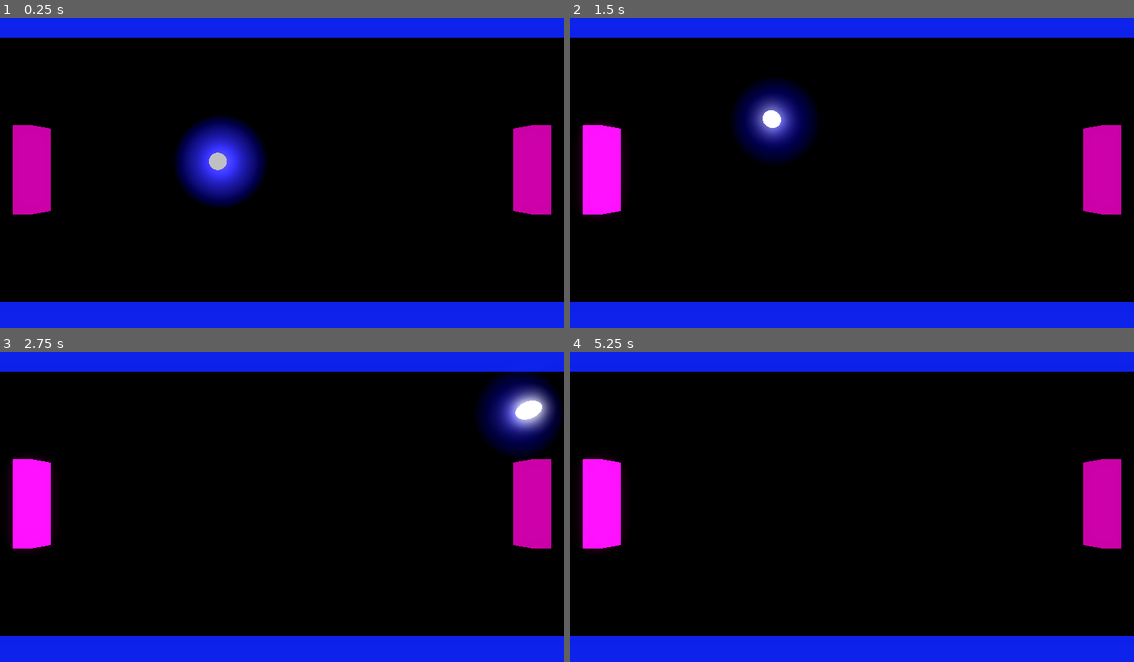
Above: before the commit, frames 1-4 (two rows, left to right).
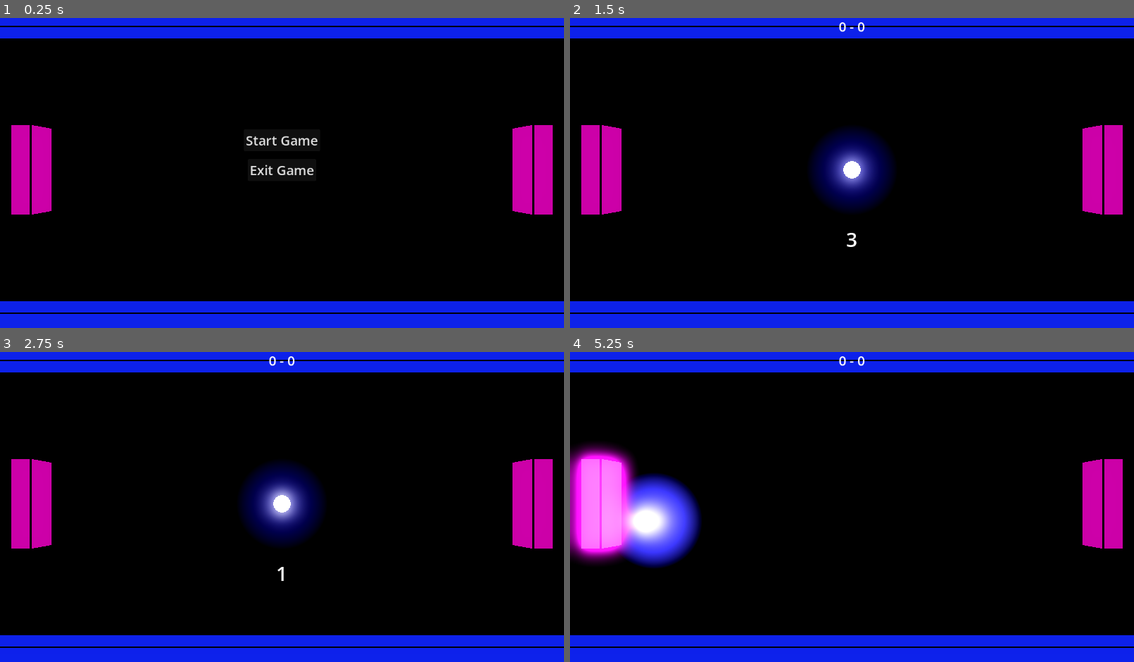
Above: after the commit, the same moments.

Repository: jackthemundane/godot-pong
Game: Godot game, scene res://Main.tscn
Two runs of this game, one before a commit and one after it. Both use one fixed random seed, a clock stepped at 60 frames per second and the inputs below.
Inputs (mouse positions are in pixels of both pictures, inside the frame that each line leads up to):
- Up to frame 1 (0.25 s): no input
- Up to frame 2 (1.5 s): click (852, 138) at 0.5 s, where only the run after the commit has a clickable "Start Game"
- Up to frame 3 (2.75 s): no input
- Up to frame 4 (5.25 s): tap Escape (pause, bound only after the commit) at 4.9 s; click (852, 476) at 5 s, where only the run after the commit has a clickable "Resume"

The runs differ from the first frame. In frame 1, 5.8% of the frame differs, in the area x 0-100%, y 2-96%; in frame 2, 9.9%; in frame 3, 9.9%, in the area x 0-100%, y 1-96%; in frame 4, 8.8%.

Commit message:
add menuing logig

Diff:
--- a/Ball/Ball.tscn
+++ b/Ball/Ball.tscn
@@ -13,6 +13,7 @@
 [sub_resource type="SphereShape3D" id="SphereShape3D_ov5dl"]
 
 [node name="Ball" type="CharacterBody3D" unique_id=1840612415]
+visible = false
 script = ExtResource("1_cfgdn")
 
 [node name="MeshInstance3D" type="MeshInstance3D" parent="." unique_id=1922070389]
--- a/Ball/ball.gd
+++ b/Ball/ball.gd
@@ -1,24 +1,24 @@
 extends CharacterBody3D
 
-@export var speed: float = 15.0
-var velocity_vector: Vector3 = Vector3.ZERO
 @onready var mesh: MeshInstance3D = $MeshInstance3D
 @onready var impact_light: OmniLight3D = $OmniLight3D
+
 @export var baseline_emission: float = 2.0
 @export var baseline_light: float = 0.5
+@export var speed: float = 15.0
+@export var wait_time: float = 2.0
+
+var velocity_vector: Vector3 = Vector3.ZERO
 
 func _ready():
-
-	var start_x = [-1, 1].pick_random()
-	var start_z = randf_range(-0.8, 0.8)
 
 	var pulse = create_tween().set_loops()
 	pulse.tween_property(mesh.get_active_material(0), "emission_energy_multiplier", 3.0, 1.0)
 	pulse.tween_property(mesh.get_active_material(0), "emission_energy_multiplier", 1.5, 1.0)
 
-	velocity_vector = Vector3(start_x, 0, start_z).normalized() * speed
-
 func _physics_process(delta):
+	if get_parent().is_paused:
+		return
 
 	var collision = move_and_collide(velocity_vector * delta)
 
@@ -54,3 +54,11 @@
 
 	tween.tween_property(impact_light, "light_energy", 10.0, 0.02)
 	tween.chain().tween_property(impact_light, "light_energy", baseline_light, 0.2)
+
+func reset():
+	global_position = Vector3(0, 0, 0)
+	velocity_vector = Vector3.ZERO
+
+	var start_x = [-1, 1].pick_random()
+	var start_z = randf_range(-0.8, 0.8)
+	velocity_vector = Vector3(start_x, 0, start_z).normalized() * speed
--- a/Board/Board.tscn
+++ b/Board/Board.tscn
@@ -16,6 +16,8 @@
 albedo_color = Color(0.08235294, 0.14509805, 0.91764706, 1)
 emission_enabled = true
 emission = Color(0.08235294, 0.14509805, 0.91764706, 1)
+grow = true
+grow_amount = 0.05
 
 [sub_resource type="BoxMesh" id="BoxMesh_2682w"]
 material = SubResource("StandardMaterial3D_kyoeb")
--- /dev/null
+++ b/Board/goal.gd
@@ -0,0 +1,7 @@
+extends Area3D
+
+signal goal_scored
+
+func _on_body_entered(body: Node3D) -> void:
+	if body.name == "Ball":
+		goal_scored.emit()
--- /dev/null
+++ b/Board/goal.tscn
@@ -0,0 +1,14 @@
+[gd_scene format=3 uid="uid://dcvp2wt7rjm2f"]
+
+[ext_resource type="Script" uid="uid://ydf5tok0f1dc" path="res://Board/goal.gd" id="1_slhon"]
+
+[sub_resource type="BoxShape3D" id="BoxShape3D_bwrq4"]
+size = Vector3(1, 3, 16)
+
+[node name="Goal" type="Area3D" unique_id=1696101344]
+script = ExtResource("1_slhon")
+
+[node name="CollisionShape3D" type="CollisionShape3D" parent="." unique_id=458610506]
+shape = SubResource("BoxShape3D_bwrq4")
+
+[connection signal="body_entered" from="." to="." method="_on_body_entered"]
--- a/Main.tscn
+++ b/Main.tscn
@@ -1,8 +1,11 @@
 [gd_scene format=3 uid="uid://b821myv7hqira"]
 
+[ext_resource type="Script" uid="uid://bvxt17sqtjbpc" path="res://main.gd" id="1_fos0i"]
 [ext_resource type="PackedScene" uid="uid://c7ighbnip0s51" path="res://Board/Board.tscn" id="1_glv2v"]
 [ext_resource type="PackedScene" uid="uid://cop8b0e1fvua8" path="res://Paddle/Paddle.tscn" id="3_r0du0"]
 [ext_resource type="PackedScene" uid="uid://dbjo7yyqa0rue" path="res://Ball/Ball.tscn" id="4_cm0pq"]
+[ext_resource type="PackedScene" uid="uid://dcvp2wt7rjm2f" path="res://Board/goal.tscn" id="4_fos0i"]
+[ext_resource type="PackedScene" uid="uid://fstsg3xbgqhc" path="res://UI/main_ui.tscn" id="6_3dxm6"]
 
 [sub_resource type="Environment" id="Environment_r0du0"]
 background_mode = 1
@@ -17,15 +20,17 @@
 albedo_color = Color(0.79607844, 0.047058824, 0.6509804, 1)
 emission_enabled = true
 emission = Color(0.79607844, 0.047058824, 0.6509804, 1)
+grow = true
+grow_amount = 0.05
 
-[sub_resource type="BoxMesh" id="BoxMesh_r0du0"]
+[sub_resource type="BoxMesh" id="BoxMesh_3dxm6"]
 resource_local_to_scene = true
 material = SubResource("StandardMaterial3D_70u2g")
 
 [sub_resource type="BoxShape3D" id="BoxShape3D_r0du0"]
 size = Vector3(5, 1, 1)
 
-[sub_resource type="BoxMesh" id="BoxMesh_cm0pq"]
+[sub_resource type="BoxMesh" id="BoxMesh_lgr22"]
 resource_local_to_scene = true
 material = SubResource("StandardMaterial3D_70u2g")
 
@@ -33,6 +38,7 @@
 size = Vector3(5, 1, 1)
 
 [node name="Main" type="Node3D" unique_id=2137797492]
+script = ExtResource("1_fos0i")
 
 [node name="DirectionalLight3D" type="DirectionalLight3D" parent="." unique_id=1448354541]
 transform = Transform3D(1.2527795e-07, -1, 5.9604645e-08, -2.1855698e-08, 5.9604645e-08, 1, -1, -1.2527795e-07, -2.1855689e-08, 0, 11, 0)
@@ -73,5 +79,16 @@
 
 [node name="Board" parent="." unique_id=875293261 instance=ExtResource("1_glv2v")]
 
+[node name="Player1Goal" parent="." unique_id=1696101344 instance=ExtResource("4_fos0i")]
+transform = Transform3D(1, 0, 0, 0, 1, 0, 0, 0, 1, -17, 1, 0)
+
+[node name="Player2Goal" parent="." unique_id=746879581 instance=ExtResource("4_fos0i")]
+transform = Transform3D(1, 0, 0, 0, 1, 0, 0, 0, 1, 17, 1, 0)
+
+[node name="MainUI" parent="." unique_id=397035759 instance=ExtResource("6_3dxm6")]
+
+[connection signal="goal_scored" from="Player1Goal" to="." method="_on_player_1_goal_goal_scored"]
+[connection signal="goal_scored" from="Player2Goal" to="." method="_on_player_2_goal_goal_scored"]
+
 [editable path="Player 1"]
 [editable path="Player 2"]
--- a/Paddle/Paddle.tscn
+++ b/Paddle/Paddle.tscn
@@ -2,10 +2,20 @@
 
 [ext_resource type="Script" uid="uid://d22mnlqra4ca4" path="res://Paddle/paddle.gd" id="1_p46gg"]
 
+[sub_resource type="StandardMaterial3D" id="StandardMaterial3D_p46gg"]
+cull_mode = 1
+shading_mode = 0
+albedo_color = Color(0.14901961, 0.34901962, 1, 1)
+grow_amount = 0.5
+
 [sub_resource type="StandardMaterial3D" id="StandardMaterial3D_70u2g"]
+next_pass = SubResource("StandardMaterial3D_p46gg")
 albedo_color = Color(0.79607844, 0.047058824, 0.6509804, 1)
+albedo_texture_force_srgb = true
 emission_enabled = true
 emission = Color(0.79607844, 0.047058824, 0.6509804, 1)
+grow_amount = 0.5
+proximity_fade_distance = 5.0
 
 [sub_resource type="BoxMesh" id="BoxMesh_70u2g"]
 resource_local_to_scene = true
--- a/Paddle/paddle.gd
+++ b/Paddle/paddle.gd
@@ -14,6 +14,9 @@
 		mesh.set_surface_override_material(0, mat.duplicate())
 
 func _physics_process(_delta):
+	if get_parent().is_paused:
+		return
+
 	var direction = Input.get_axis(up_action, down_action)
 
 	if direction:
--- /dev/null
+++ b/UI/main_ui.gd
@@ -0,0 +1,65 @@
+extends CanvasLayer
+
+@onready var score_hud: Control = $"Score HUD"
+@onready var score_label: Label = $"Score HUD/ScoreLabel"
+@onready var game_over_menu: Control = $"Game Over HUD"
+@onready var winner_label: Label = $"Game Over HUD/GameOver"
+@onready var countdown_hud: Control = $"Countdown HUD"
+@onready var countdown_label: Label = $"Countdown HUD/CountdownLabel"
+@onready var main_menu_hud: Control = $"Main Menu Hud"
+@onready var start_button: Button = $"Main Menu Hud/StartButton"
+@onready var exit_button: Button = $"Main Menu Hud/ExitButton"
+@onready var pause_hud: Control = $"Pause HUD"
+@onready var resume_button: Button = $"Pause HUD/ResumeButton"
+@onready var restart_button: Button = $"Pause HUD/RestartButton"
+@onready var pause_exit_button: Button = $"Pause HUD/ExitButton"
+
+var is_paused: bool = false
+
+signal countdown_finished
+signal game_started
+
+func _ready() -> void:
+	game_over_menu.visible = false
+
+func update_score(p1_score: int, p2_score: int):
+	score_label.text = str(p1_score) + " - " + str(p2_score)
+
+func show_game_over(winner_text: String):
+	winner_label.text = winner_text
+	game_over_menu.visible = true
+	score_hud.visible = false
+
+func play_countdown():
+	countdown_hud.visible = true
+
+	for i in range(3, 0, -1):
+		countdown_label.text = str(i)
+		await get_tree().create_timer(1.0).timeout
+
+	countdown_label.text = "GO!"
+	await get_tree().create_timer(0.5).timeout
+	countdown_hud.visible = false
+	countdown_finished.emit()
+
+func _on_start_button_pressed() -> void:
+	main_menu_hud.visible = false
+	score_hud.visible = true
+	game_started.emit()
+
+func show_pause_menu(is_paused: bool):
+	pause_hud.visible = is_paused
+
+func _on_exit_button_pressed() -> void:
+	get_tree().quit()
+
+func _on_restart_button_pressed() -> void:
+	get_tree().paused = false
+	get_tree().reload_current_scene()
+
+func _on_resume_button_pressed() -> void:
+	get_parent().toggle_pause()
+
+func _on_play_again_button_pressed() -> void:
+	get_tree().paused = false
+	get_tree().reload_current_scene()
--- /dev/null
+++ b/UI/main_ui.tscn
@@ -0,0 +1,222 @@
+[gd_scene format=3 uid="uid://fstsg3xbgqhc"]
+
+[ext_resource type="Script" uid="uid://cru3yqgs1o0s5" path="res://UI/main_ui.gd" id="1_hvcg1"]
+
+[sub_resource type="LabelSettings" id="LabelSettings_hvcg1"]
+font_size = 27
+
+[sub_resource type="LabelSettings" id="LabelSettings_qr26y"]
+font_size = 27
+
+[sub_resource type="LabelSettings" id="LabelSettings_u7gx0"]
+font_size = 40
+
+[node name="MainUI" type="CanvasLayer" unique_id=397035759]
+script = ExtResource("1_hvcg1")
+
+[node name="Score HUD" type="Control" parent="." unique_id=985647]
+visible = false
+layout_mode = 3
+anchors_preset = 15
+anchor_right = 1.0
+anchor_bottom = 1.0
+grow_horizontal = 2
+grow_vertical = 2
+
+[node name="ScoreLabel" type="Label" parent="Score HUD" unique_id=1715834325]
+layout_mode = 1
+anchors_preset = 10
+anchor_right = 1.0
+offset_top = 12.0
+offset_bottom = 35.0
+grow_horizontal = 2
+text = "0-0"
+label_settings = SubResource("LabelSettings_hvcg1")
+horizontal_alignment = 1
+vertical_alignment = 1
+
+[node name="Game Over HUD" type="Control" parent="." unique_id=1652657448]
+visible = false
+layout_mode = 3
+anchors_preset = 15
+anchor_right = 1.0
+anchor_bottom = 1.0
+grow_horizontal = 2
+grow_vertical = 2
+size_flags_horizontal = 4
+size_flags_vertical = 4
+
+[node name="GameOver" type="Label" parent="Game Over HUD" unique_id=749543014]
+layout_mode = 1
+anchors_preset = 14
+anchor_top = 0.5
+anchor_right = 1.0
+anchor_bottom = 0.5
+offset_top = -169.0
+offset_bottom = -132.0
+grow_horizontal = 2
+grow_vertical = 2
+text = "Game Over"
+label_settings = SubResource("LabelSettings_qr26y")
+horizontal_alignment = 1
+
+[node name="PlayAgainButton" type="Button" parent="Game Over HUD" unique_id=1258506565]
+layout_mode = 1
+anchors_preset = 8
+anchor_left = 0.5
+anchor_top = 0.5
+anchor_right = 0.5
+anchor_bottom = 0.5
+offset_left = -71.0
+offset_top = 27.0
+offset_right = 71.0
+offset_bottom = 72.0
+grow_horizontal = 2
+grow_vertical = 2
+theme_override_font_sizes/font_size = 27
+text = "Play Again"
+
+[node name="ExitButton" type="Button" parent="Game Over HUD" unique_id=516704772]
+layout_mode = 1
+anchors_preset = 8
+anchor_left = 0.5
+anchor_top = 0.5
+anchor_right = 0.5
+anchor_bottom = 0.5
+offset_left = -70.0
+offset_top = 81.0
+offset_right = 70.0
+offset_bottom = 126.0
+grow_horizontal = 2
+grow_vertical = 2
+theme_override_font_sizes/font_size = 27
+text = "Exit Game"
+
+[node name="Countdown HUD" type="Control" parent="." unique_id=356571389]
+visible = false
+layout_mode = 3
+anchors_preset = 15
+anchor_right = 1.0
+anchor_bottom = 1.0
+grow_horizontal = 2
+grow_vertical = 2
+
+[node name="CountdownLabel" type="Label" parent="Countdown HUD" unique_id=185584105]
+layout_mode = 1
+anchors_preset = 14
+anchor_top = 0.5
+anchor_right = 1.0
+anchor_bottom = 0.5
+offset_top = 131.0
+offset_bottom = 154.0
+grow_horizontal = 2
+grow_vertical = 2
+text = "3"
+label_settings = SubResource("LabelSettings_u7gx0")
+horizontal_alignment = 1
+
+[node name="Main Menu Hud" type="Control" parent="." unique_id=1509312062]
+layout_mode = 3
+anchors_preset = 15
+anchor_right = 1.0
+anchor_bottom = 1.0
+grow_horizontal = 2
+grow_vertical = 2
+
+[node name="StartButton" type="Button" parent="Main Menu Hud" unique_id=1048202637]
+layout_mode = 1
+anchors_preset = 8
+anchor_left = 0.5
+anchor_top = 0.5
+anchor_right = 0.5
+anchor_bottom = 0.5
+offset_left = -78.0
+offset_top = -83.0
+offset_right = 78.0
+offset_bottom = -38.0
+grow_horizontal = 2
+grow_vertical = 2
+theme_override_font_sizes/font_size = 27
+text = "Start Game"
+
+[node name="ExitButton" type="Button" parent="Main Menu Hud" unique_id=2029193974]
+layout_mode = 1
+anchors_preset = 8
+anchor_left = 0.5
+anchor_top = 0.5
+anchor_right = 0.5
+anchor_bottom = 0.5
+offset_left = -43.5
+offset_top = -15.5
+offset_right = 43.5
+offset_bottom = 15.5
+grow_horizontal = 2
+grow_vertical = 2
+theme_override_font_sizes/font_size = 27
+text = "Exit Game
+"
+
+[node name="Pause HUD" type="Control" parent="." unique_id=1773611303]
+visible = false
+layout_mode = 3
+anchors_preset = 15
+anchor_right = 1.0
+anchor_bottom = 1.0
+grow_horizontal = 2
+grow_vertical = 2
+
+[node name="ResumeButton" type="Button" parent="Pause HUD" unique_id=947602051]
+layout_mode = 1
+anchors_preset = 8
+anchor_left = 0.5
+anchor_top = 0.5
+anchor_right = 0.5
+anchor_bottom = 0.5
+offset_left = -56.0
+offset_top = -80.0
+offset_right = 56.0
+offset_bottom = -35.0
+grow_horizontal = 2
+grow_vertical = 2
+theme_override_font_sizes/font_size = 27
+text = "Resume"
+
+[node name="RestartButton" type="Button" parent="Pause HUD" unique_id=2051788807]
+layout_mode = 1
+anchors_preset = 8
+anchor_left = 0.5
+anchor_top = 0.5
+anchor_right = 0.5
+anchor_bottom = 0.5
+offset_left = -51.5
+offset_top = -22.5
+offset_right = 51.5
+offset_bottom = 22.5
+grow_horizontal = 2
+grow_vertical = 2
+theme_override_font_sizes/font_size = 27
+text = "Restart"
+
+[node name="ExitButton" type="Button" parent="Pause HUD" unique_id=1970617506]
+layout_mode = 1
+anchors_preset = 8
+anchor_left = 0.5
+anchor_top = 0.5
+anchor_right = 0.5
+anchor_bottom = 0.5
+offset_left = -69.0
+offset_top = 34.0
+offset_right = 71.0
+offset_bottom = 79.0
+grow_horizontal = 2
+grow_vertical = 2
+theme_override_font_sizes/font_size = 27
+text = "Exit Game"
+
+[connection signal="pressed" from="Game Over HUD/PlayAgainButton" to="." method="_on_play_again_button_pressed"]
+[connection signal="pressed" from="Game Over HUD/ExitButton" to="." method="_on_exit_button_pressed"]
+[connection signal="pressed" from="Main Menu Hud/StartButton" to="." method="_on_start_button_pressed"]
+[connection signal="pressed" from="Main Menu Hud/ExitButton" to="." method="_on_exit_button_pressed"]
+[connection signal="pressed" from="Pause HUD/ResumeButton" to="." method="_on_resume_button_pressed"]
+[connection signal="pressed" from="Pause HUD/RestartButton" to="." method="_on_restart_button_pressed"]
+[connection signal="pressed" from="Pause HUD/ExitButton" to="." method="_on_exit_button_pressed"]
--- /dev/null
+++ b/main.gd
@@ -0,0 +1,61 @@
+extends Node3D
+
+@onready var ball = $Ball
+@onready var ui_manager = $MainUI
+
+@export var target_score: int = 3
+
+var player1_score: int = 0
+var player2_score: int = 0
+var is_game_over: bool = false
+var is_paused: bool = false
+
+func _ready() -> void:
+	ui_manager.update_score(player1_score, player2_score)
+	await ui_manager.game_started
+	start_new_round()
+
+func _input(event):
+	if event.is_action_pressed("pause") and not is_game_over:
+		toggle_pause()
+
+func _on_player_1_goal_goal_scored() -> void:
+	player2_score += 1
+	ui_manager.update_score(player1_score, player2_score)
+	check_winner()
+
+	if not is_game_over:
+		start_new_round()
+
+func _on_player_2_goal_goal_scored() -> void:
+	player1_score += 1
+	ui_manager.update_score(player1_score, player2_score)
+	check_winner()
+
+	if not is_game_over:
+		start_new_round()
+
+func check_winner():
+	if player1_score >= target_score:
+		is_game_over = true
+		is_paused = true
+		ui_manager.show_game_over("Player 1 Wins!")
+	elif player2_score >= target_score:
+		is_game_over = true
+		is_paused = true
+		ui_manager.show_game_over("Player 2 Wins!")
+
+func start_new_round():
+	ball.visible = true
+
+	ball.global_position = Vector3.ZERO
+	ball.velocity_vector = Vector3.ZERO
+
+	ui_manager.play_countdown()
+	await ui_manager.countdown_finished
+	ball.reset()
+	is_paused = false
+
+func toggle_pause():
+	is_paused = !is_paused
+	ui_manager.show_pause_menu(is_paused)
--- a/project.godot
+++ b/project.godot
@@ -37,6 +37,11 @@
 "events": [Object(InputEventKey,"resource_local_to_scene":false,"resource_name":"","device":-1,"window_id":0,"alt_press …(195 unchanged characters)…
 ]
 }
+pause={
+"deadzone": 0.2,
+"events": [Object(InputEventKey,"resource_local_to_scene":false,"resource_name":"","device":-1,"window_id":0,"alt_pressed":false,"shift_pressed":false,"ctrl_pressed":false,"meta_pressed":false,"pressed":false,"keycode":0,"physical_keycode":4194305,"key_label":0,"unicode":0,"location":0,"echo":false,"script":null)
+]
+}
 
 [physics]
 
Not shown, added: Board/goal.gd.uid
Not shown: 2 places in Main.tscn that only renumber resources
Not shown, added: UI/main_ui.gd.uid
Binary file added: Web_Build/Pong.apple-touch-icon.png
Not shown, added: Web_Build/Pong.apple-touch-icon.png.import
Binary file added: Web_Build/Pong.icon.png
Not shown, added: Web_Build/Pong.icon.png.import
Binary file added: Web_Build/Pong.png
Not shown, added: Web_Build/Pong.png.import
Not shown, added: export_presets.cfg
Not shown, added: main.gd.uid
Not shown, added: Pong.exe
(and 6 more such lines)
